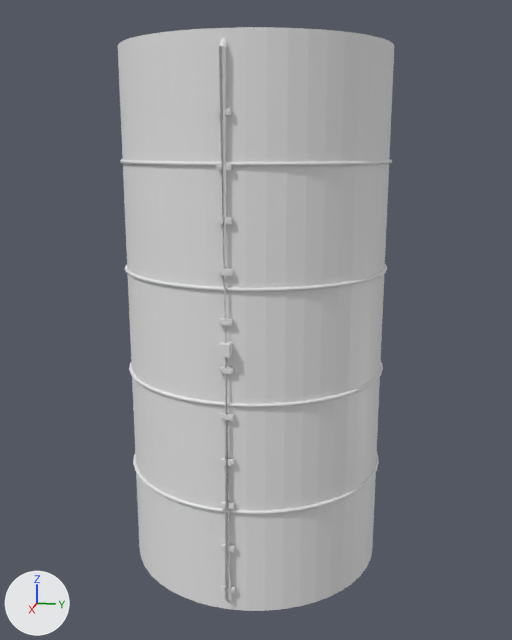
The glTF model assets-src/ship-modules/tank-12-main.glb: old version first, new version second.
Rendered twice from a camera (50 mm lens) standing at (16.33, 3.27, 3.93) and looking at (0.12, 0.02, -0.12). The axes (+X, +Y, +Z) are drawn at lower left. The lights are the same throughout. The first picture is the older version. Vertices at exactly the same position are counted once.

Before the edit, the objects in view are built like this:
```python
ob_clamp_bolt_3__0_1 = bpy.data.objects.new('clamp_bolt_3_-0.1', me_clamp_bolt_3__0_1)
ob_clamp_bolt_3__0_1.location = (0.0, 0.0, 0.0)
ob_cryo_feedline = bpy.data.objects.new('cryo_feedline', me_cryo_feedline)
ob_cryo_feedline.location = (0.0, 0.0, 0.0)
ob_feedline_valve = bpy.data.objects.new('feedline_valve', me_feedline_valve)
ob_feedline_valve.location = (0.0, 0.0, 0.0)
ob_tank_band = bpy.data.objects.new('tank-band', me_tank_band)
ob_tank_band.location = (0.0, 0.0, 0.0)
ob_tank_band_001 = bpy.data.objects.new('tank-band.001', me_tank_band_001)
ob_tank_band_001.location = (0.0, 0.0, 0.0)
ob_tank_band_002 = bpy.data.objects.new('tank-band.002', me_tank_band_002)
ob_tank_band_002.location = (0.0, 0.0, 0.0)
ob_tank_band_003 = bpy.data.objects.new('tank-band.003', me_tank_band_003)
ob_tank_band_003.location = (0.0, 0.0, 0.0)
ob_tank_hull = bpy.data.objects.new('tank_hull', me_tank_hull)
ob_tank_hull.location = (0.0, 0.0, 0.0)
```
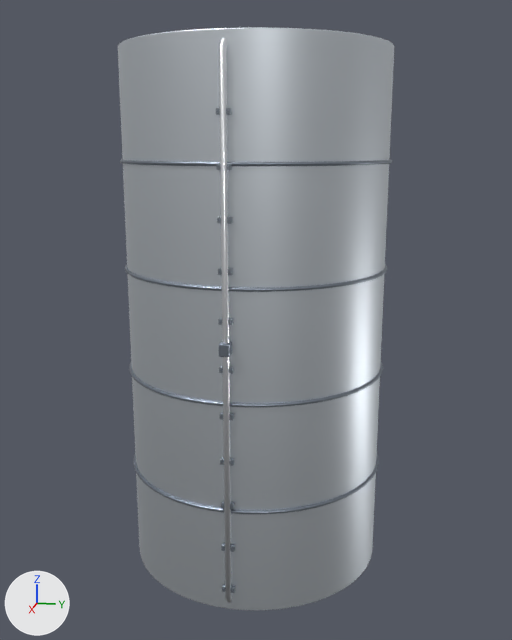
The newer file is also turned or shifted as a whole; pictures and numbers use the older file's frame.

What the commit changed:
In material 'mat_hull' (mat_mat_hull), metallic goes from 0.0 to 1.0.
Material 'mat_hull_dark' (mat_mat_hull_dark) changes colour from white #e7e7e7 to grey #9099a6; in linear values from (0.8, 0.8, 0.8) to (0.28, 0.32, 0.38).
me_cryo_feedline is used by ob_cryo_feedline; location (0.0, 0.0, 0.0).
me_cryo_feedline had 64 vertices, 96 faces and spanned x 2.8..3.15, y -0.07..0.07, z -5.95..5.95.
me_cryo_feedline now has 64 vertices, 124 faces and spans x 2.8..3.15, y -0.07..0.07, z -5.95..5.95.
Part 1, on me_cryo_feedline:
32 faces are deleted.
60 new faces join them.

Location of each change, [x1, y1, x2, y2] in pixels of the pictures (512 x 640 px):
'tank_hull', surface changed (darker): [118, 27, 394, 610] in both
'tank-band.003', recoloured (white to grey): [120, 159, 392, 166] in both
'tank-band.001', recoloured: [129, 362, 383, 407] in both
'tank-band', recoloured: [133, 454, 379, 514] in both
'tank-band.002', recoloured: [125, 264, 387, 292] in both
'feedline_valve', recoloured (white to grey): [219, 342, 232, 357] in both
part 1 of me_cryo_feedline, built on: [219, 46, 231, 600] in both
